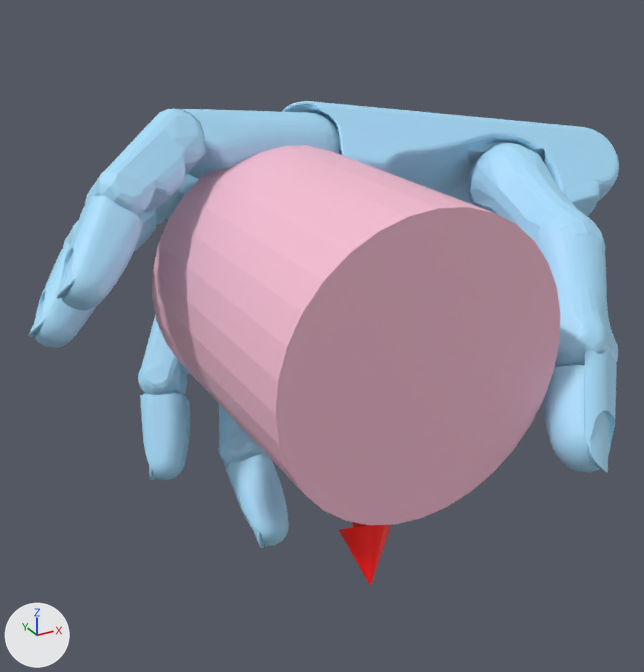
The glTF model static/assets/cond/Shadowhand/contactdb+cylinder_medium/4.glb: old version first, new version second.
The view is the same before and after, from a 50 mm camera at (-0.112, -0.192, 0.092) aimed at (0.01, 0.03, -0.019). The axes (+X, +Y, +Z) are drawn at lower left. The lights are the same throughout. Where no turn or scale is listed for an object, it has been applied to the vertices. Vertices at the same position are counted once.

The first picture shows 'cylinder_medium.stl', 'geometry_1', 'geometry_2'.
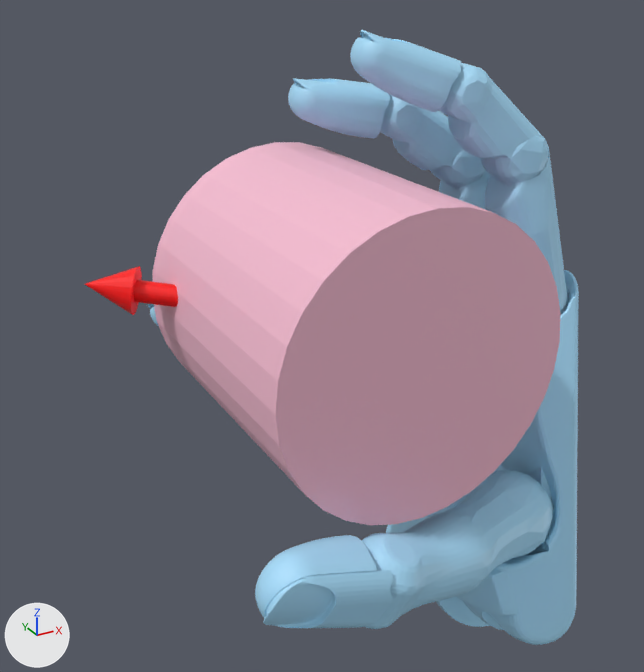
Location of each change, (x1, y1, x2, y2) in pixels of the pictures (644 x 672 px; the box of a moved part takes in the faces that stretch with it):
'geometry_1', reshaped (27% narrower, 38% taller)
    before: (29, 101, 619, 548)
    after: (148, 30, 579, 645)
'geometry_2', reshaped
    before: (339, 522, 391, 586)
    after: (85, 266, 178, 315)
part 1 of me_geometry_1, moved or reshaped
    before: (282, 101, 619, 213)
    after: (460, 270, 579, 645)
part 2 of me_geometry_1, moved or reshaped (not visible before)
    after: (436, 597, 490, 627)
part 3 of me_geometry_1, moved or reshaped
    before: (564, 181, 599, 216)
    after: (386, 498, 517, 616)
part 4 of me_geometry_1, moved or reshaped
    before: (179, 109, 339, 179)
    after: (485, 152, 567, 314)
part 5 of me_geometry_1, moved or reshaped
    before: (85, 109, 205, 218)
    after: (439, 62, 549, 184)
part 6 of me_geometry_1, moved or reshaped
    before: (57, 196, 143, 310)
    after: (350, 30, 461, 112)
part 7 of me_geometry_1, moved or reshaped
    before: (165, 174, 199, 220)
    after: (439, 171, 490, 210)
part 8 of me_geometry_1, moved or reshaped
    before: (63, 190, 178, 251)
    after: (380, 95, 486, 188)
part 9 of me_geometry_1, moved or reshaped
    before: (29, 243, 96, 348)
    after: (288, 78, 390, 139)
part 10 of me_geometry_1, moved or reshaped (not visible afterwards)
    before: (138, 314, 189, 395)
part 11 of me_geometry_1, moved or reshaped (not visible afterwards)
    before: (140, 393, 190, 480)
part 12 of me_geometry_1, moved or reshaped (not visible afterwards)
    before: (219, 404, 267, 468)
part 13 of me_geometry_1, moved or reshaped
    before: (225, 454, 289, 548)
    after: (148, 304, 159, 326)
part 14 of me_geometry_1, moved or reshaped
    before: (467, 143, 605, 250)
    after: (441, 471, 552, 594)
part 15 of me_geometry_1, moved or reshaped
    before: (530, 212, 618, 367)
    after: (362, 512, 492, 629)
part 16 of me_geometry_1, moved or reshaped
    before: (542, 350, 617, 473)
    after: (255, 535, 393, 628)

Diff of the bpy script that builds the scene:
```diff
--- a/static/assets/cond/Shadowhand/contactdb+cylinder_medium/4.glb.py
+++ b/static/assets/cond/Shadowhand/contactdb+cylinder_medium/4.glb.py
@@ me_geometry_1 @@
 me_geometry_1.from_pydata(...)  # 23775 vertices, 47220 faces; spans x -0.077..0.127, y -0.057..0.092, z -0.076..0.052
+# me_geometry_1 part 1: the loose piece of 3477 vertices spanning x 0.006..0.121, y 0.013..0.091, z -0.03..0.05 is multiplied about its middle by the matrix ((0.09, 0.777, 0.623), (-0.285, 0.619, -0.732), (-0.954, -0.112, 0.277)), then moved by (-0.005, -0.045, -0.071)
+# me_geometry_1 part 2: the loose piece of 90 vertices spanning x 0.089..0.127, y 0.036..0.066, z -0.014..0.018 is multiplied about its middle by the matrix ((0.09, 0.777, 0.623), (-0.285, 0.619, -0.732), (-0.954, -0.112, 0.277)), then moved by (-0.052, -0.051, -0.107)
+# me_geometry_1 part 3: the loose piece of 2386 vertices spanning x 0.054..0.108, y 0.011..0.076, z -0.037..0.023 is multiplied about its middle by the matrix ((0.09, 0.777, 0.623), (-0.285, 0.619, -0.732), (-0.954, -0.112, 0.277)), then moved by (-0.039, -0.033, -0.074)
+# me_geometry_1 part 4: the loose piece of 549 vertices spanning x -0.038..0.022, y 0.032..0.056, z 0.027..0.052 is multiplied about its middle by the matrix ((0.227, 0.784, 0.577), (-0.21, 0.618, -0.757), (-0.951, 0.05, 0.305)), then moved by (0.069, -0.044, -0.023)
+# me_geometry_1 part 5: the loose piece of 224 vertices spanning x -0.058..-0.022, y 0.019..0.051, z 0.023..0.052 is multiplied about its middle by the matrix ((0.087, 0.784, 0.614), (-0.181, 0.619, -0.764), (-0.98, -0.044, 0.196)), then moved by (0.087, -0.033, 0.01)
+# me_geometry_1 part 6: the loose piece of 2529 vertices spanning x -0.072..-0.047, y 0.006..0.032, z 0.01..0.036 is multiplied about its middle by the matrix ((0.183, 0.786, 0.591), (-0.201, 0.618, -0.76), (-0.962, 0.02, 0.271)), then moved by (0.083, -0.012, 0.04)
+# me_geometry_1 part 7: the loose piece of 549 vertices spanning x -0.041..0.02, y 0.048..0.073, z 0.013..0.035 is multiplied about its middle by the matrix ((0.317, 0.775, 0.547), (-0.19, 0.617, -0.764), (-0.929, 0.138, 0.343)), then moved by (0.073, -0.039, -0.012)
+# me_geometry_1 part 8: the loose piece of 224 vertices spanning x -0.062..-0.025, y 0.036..0.067, z 0.007..0.035 is multiplied about its middle by the matrix ((0.307, 0.776, 0.551), (-0.188, 0.617, -0.764), (-0.933, 0.131, 0.335)), then moved by (0.087, -0.027, 0.019)
+# me_geometry_1 part 9: the loose piece of 2529 vertices spanning x -0.077..-0.051, y 0.024..0.05, z -0.006..0.02 is multiplied about its middle by the matrix ((0.397, 0.761, 0.513), (-0.207, 0.619, -0.758), (-0.894, 0.194, 0.403)), then moved by (0.081, -0.007, 0.044)
+# me_geometry_1 part 10: the loose piece of 224 vertices spanning x -0.041..-0.01, y 0.051..0.082, z -0.047..-0.01 is multiplied about its middle by the matrix ((0.242, 0.765, 0.597), (0.08, 0.597, -0.798), (-0.967, 0.241, 0.083)), then moved by (0.056, -0.01, 0.041)
+# me_geometry_1 part 11: the loose piece of 2529 vertices spanning x -0.045..-0.026, y 0.037..0.063, z -0.064..-0.037 is multiplied about its middle by the matrix ((0.33, 0.722, 0.608), (0.072, 0.623, -0.779), (-0.941, 0.301, 0.154)), then moved by (0.038, 0.013, 0.065)
+# me_geometry_1 part 12: the loose piece of 224 vertices spanning x -0.024..0.003, y 0.028..0.065, z -0.067..-0.034 is multiplied about its middle by the matrix ((0.172, 0.76, 0.627), (-0.15, 0.649, -0.746), (-0.974, 0.034, 0.225)), then moved by (0.019, 0.016, 0.039)
+# me_geometry_1 part 13: the loose piece of 2529 vertices spanning x -0.024..-0.007, y 0.007..0.036, z -0.076..-0.052 is multiplied about its middle by the matrix ((0.26, 0.719, 0.645), (-0.124, 0.687, -0.716), (-0.958, 0.106, 0.268)), then moved by (-0.004, 0.036, 0.053)
+# me_geometry_1 part 14: the loose piece of 207 vertices spanning x 0.057..0.088, y -0.021..0.039, z 0.001..0.035 is multiplied about its middle by the matrix ((0.127, 0.719, 0.683), (-0.283, 0.686, -0.67), (-0.951, -0.108, 0.291)), then moved by (-0.041, -0.038, -0.08)
+# me_geometry_1 part 15: the loose piece of 633 vertices spanning x 0.045..0.079, y -0.041..0.002, z -0.02..0.022 is multiplied about its middle by the matrix ((0.179, 0.424, 0.888), (-0.183, 0.901, -0.393), (-0.967, -0.092, 0.239)), then moved by (-0.063, -0.02, -0.055)
+# me_geometry_1 part 16: the loose piece of 2380 vertices spanning x 0.036..0.063, y -0.057..-0.029, z -0.035..-0.004 is multiplied about its middle by the matrix ((0.123, 0.509, 0.852), (-0.24, 0.848, -0.473), (-0.963, -0.146, 0.226)), then moved by (-0.082, -0.006, -0.024)
 me_geometry_1.materials.append(mat_defaultmaterial_001)
@@ me_geometry_2 @@
 me_geometry_2.from_pydata(...)  # 75 vertices, 144 faces; spans x -0.0199..0.0029, y -0.0434..0.0024, z -0.0523..0.002
+# me_geometry_2 part 17: the whole mesh is multiplied about the mesh origin by the matrix ((-0.268, 0.479, 0.836), (-0.961, -0.199, -0.194), (0.074, -0.855, 0.513))
 me_geometry_2.materials.append(mat_defaultmaterial_002)
```
